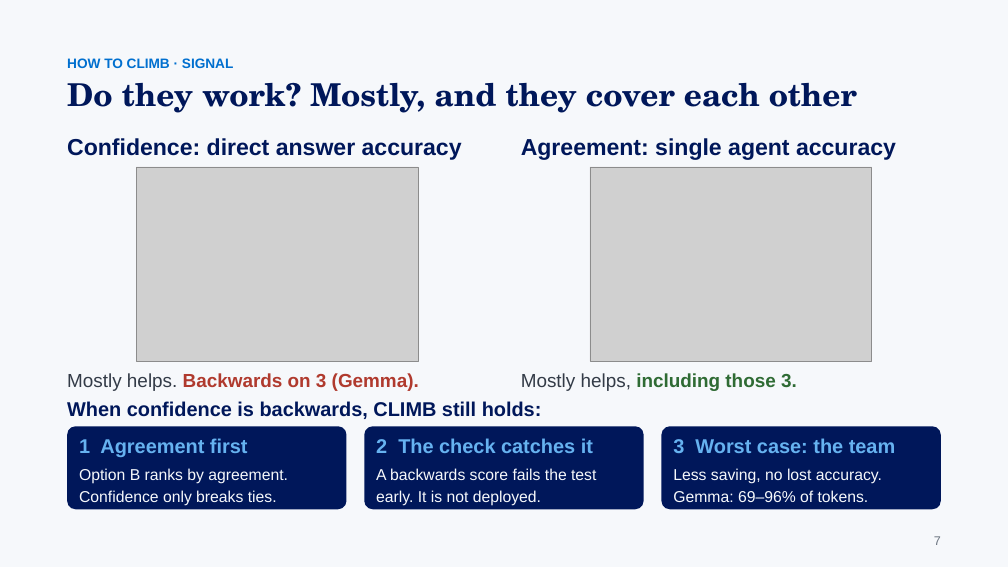
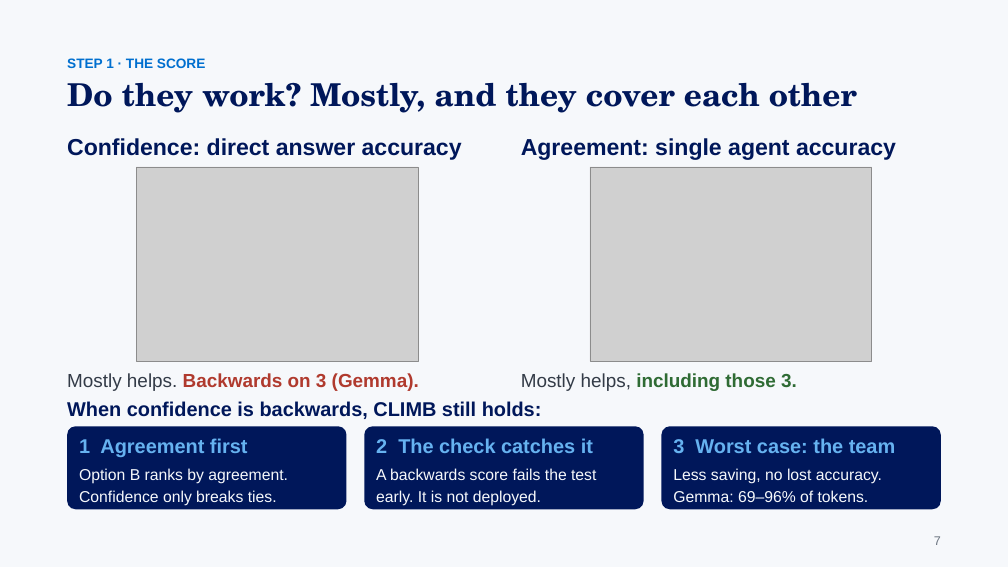
Before and after one commit to gaoj21/tokenbank, a slide deck: slide 7 of slides/CLIMB_talk.pptx. Drawn at 1008x567 pixels with LibreOffice and Linux fonts; fonts in the diff are those of the drawing; grey boxes stand for pictures. Boxes give left, top, right and bottom in pixels: in the first picture for what was removed or moved away, otherwise in the second. Text is boxed around its words. In the diff, an @@ line names an element or a change of style, - is before the commit and + after.

```diff
--- a/slides/CLIMB_talk.pptx
+++ b/slides/CLIMB_talk.pptx
@@ text at (x1=67, y1=58, x2=205, y2=68): text changed @@
-HOW TO CLIMB · SIGNAL
+STEP 1 · THE SCORE
```
Also in this commit, not shown: 22 other slides changed, 4 slides added, 1 slide removed, 7 other files.
